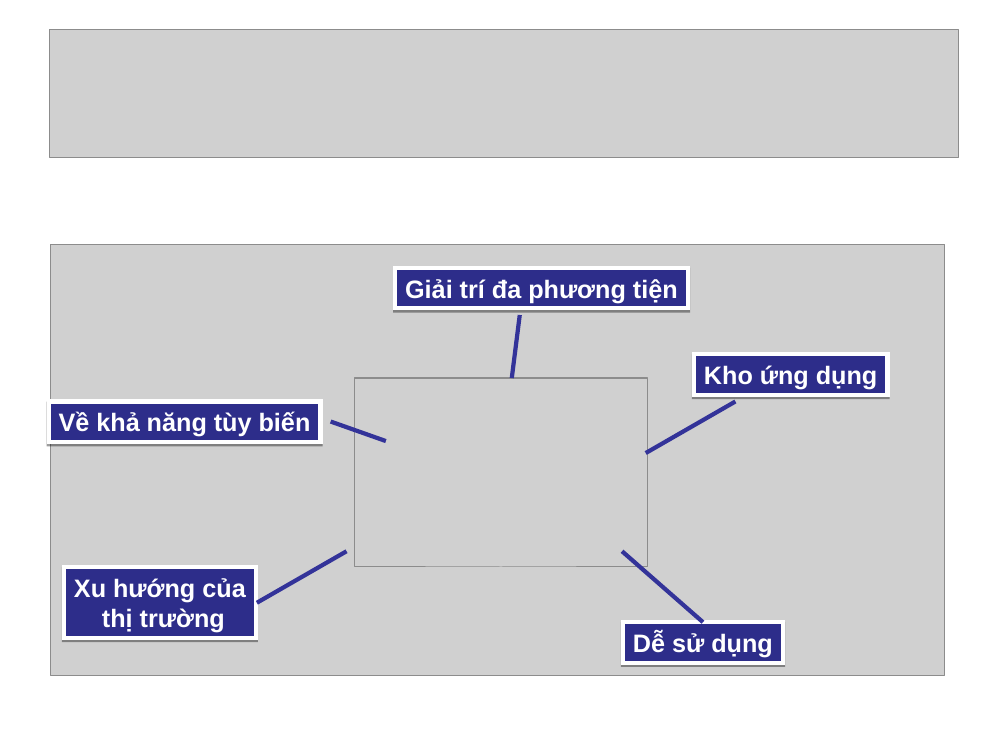
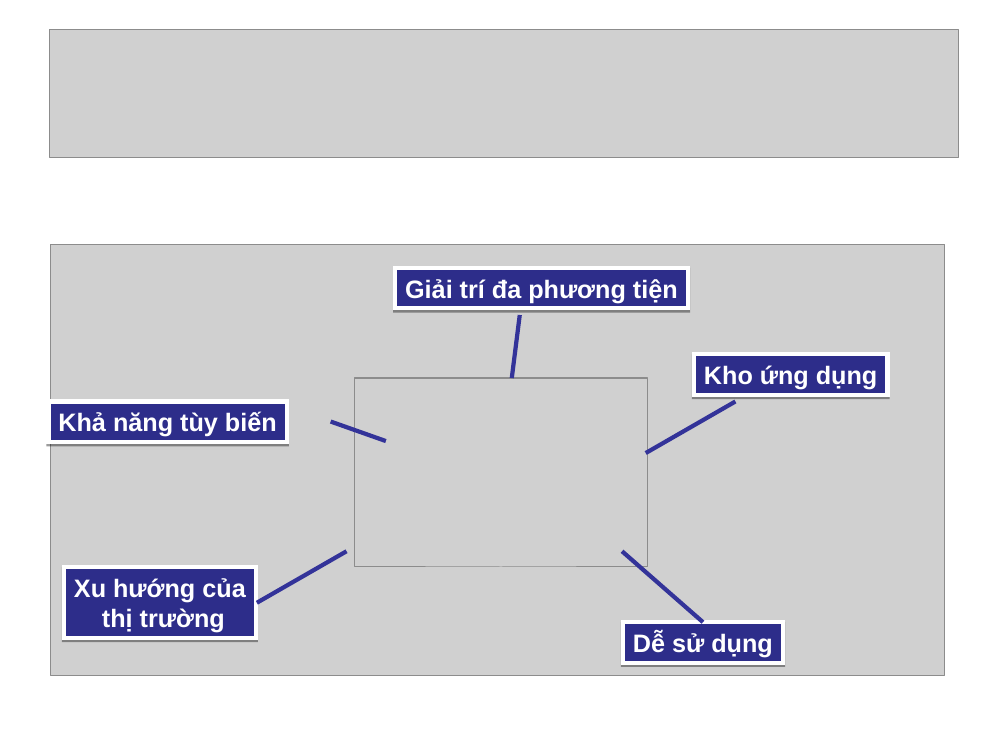
Before and after one commit to ngocho/e-biz, a slide deck: slide 9 of Document/slide_bao_cao.ppt. Drawn at 1008x756 pixels with LibreOffice and Linux fonts; fonts in the diff are those of the drawing; grey boxes stand for pictures; background and template pictures are left out. Boxes give left, top, right and bottom in pixels: in the first picture for what was removed or moved away, otherwise in the second. Text is boxed around its words. In the diff, an @@ line names an element or a change of style, - is before the commit and + after.

```diff
--- a/Document/slide_bao_cao.ppt
+++ b/Document/slide_bao_cao.ppt
@@ rectangle "Khả năng tùy biến": place and size @@
-rectangle "Khả năng tùy biến" at <box>48,401,321,442</box>
+rectangle "Khả năng tùy biến" at <box>48,401,286,442</box>
@@ text in rectangle at <box>58,413,277,437</box>: text changed @@
-Về khả năng tùy biến
+Khả năng tùy biến
```
Also in this commit, not shown: 3 other slides changed, 2 slides added, 2 slides removed.
